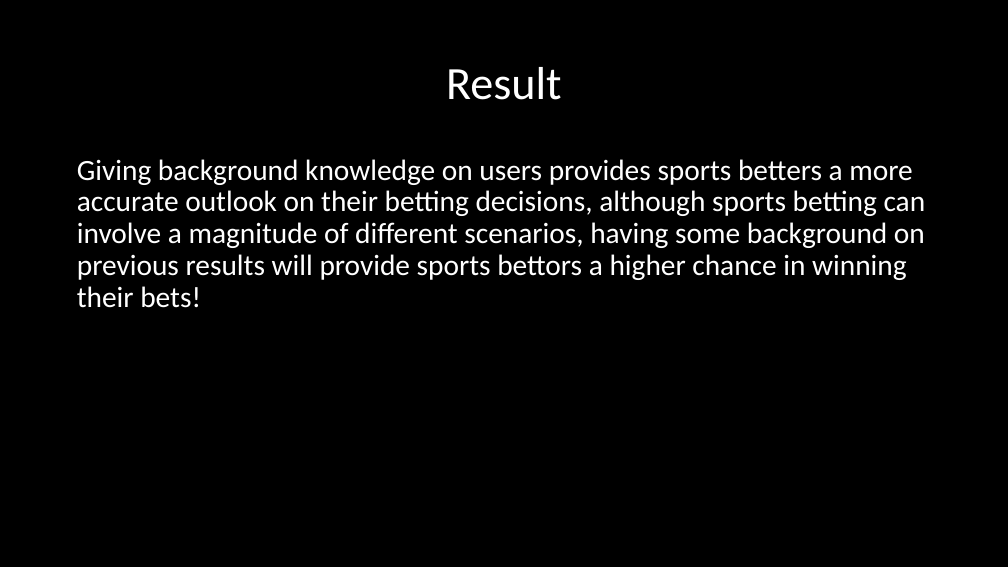
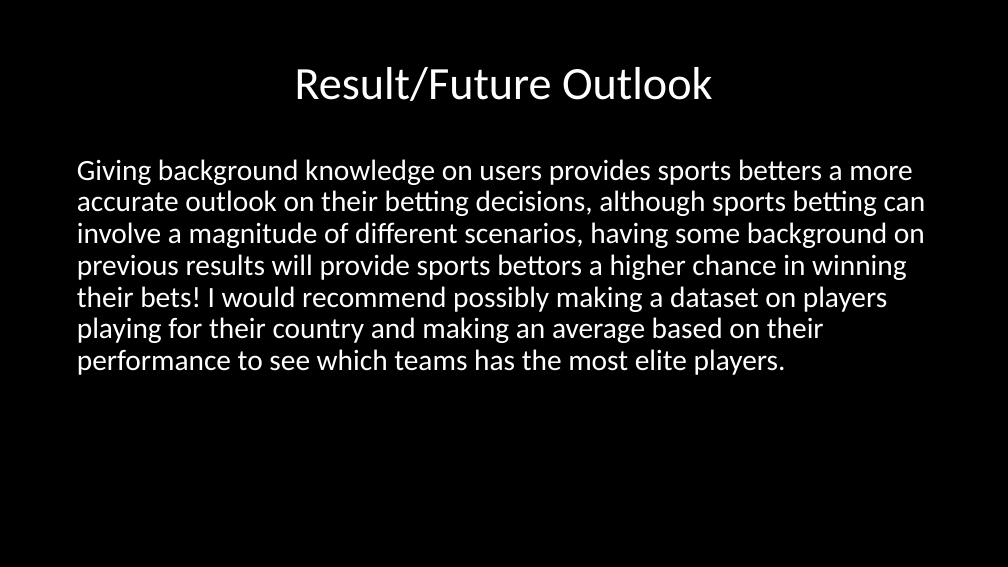
Before and after one commit to CasperOngAnte/Info-450, a slide deck: slide 10 of ProjectInfo450.pptx. Drawn at 1008x567 pixels with LibreOffice and Linux fonts; fonts in the diff are those of the drawing. Boxes give left, top, right and bottom in pixels: in the first picture for what was removed or moved away, otherwise in the second. Text is boxed around its words. In the diff, an @@ line names an element or a change of style, - is before the commit and + after.

```diff
--- a/ProjectInfo450.pptx
+++ b/ProjectInfo450.pptx
@@ title at <box>295,67,712,101</box>: text changed @@
-Result
+Result/Future Outlook
@@ text at <box>77,159,926,375</box>: text changed @@
-Giving background knowledge on users provides sports betters a more accurate outlook on their betting decisions, although sports betting can involve a magnitude of different scenarios, having some background on previous results will provide sports bettors a higher chance in winning their bets!
+Giving background knowledge on users provides sports betters a more accurate outlook on their betting decisions, although sports betting can involve a magnitude of different scenarios, having some background on previous results will provide sports bettors a higher chance in winning their bets! I would recommend possibly making a dataset on players playing for their country and making an average based on their performance to see which teams has the most elite players.
```
Also in this commit, not shown: 1 other slide changed, 1 slide added, 1 slide removed.
